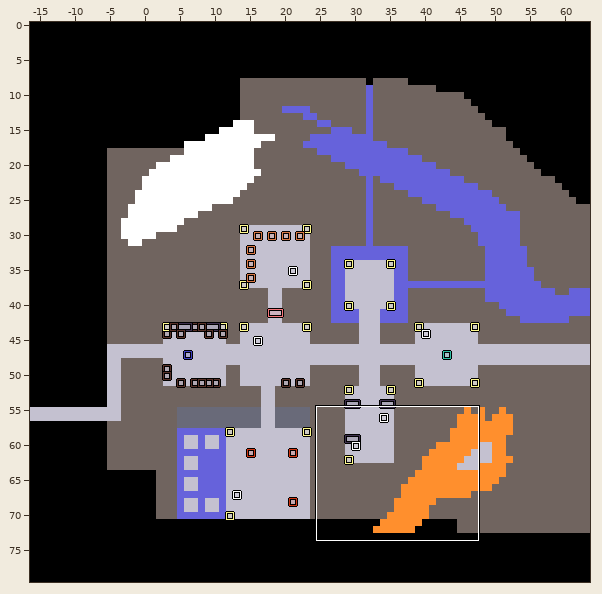
Two states of a LDtk project, assets/level.ldtk. Above: a wide view before the commit, with the close-up outlined.
Close-up. The starting point:
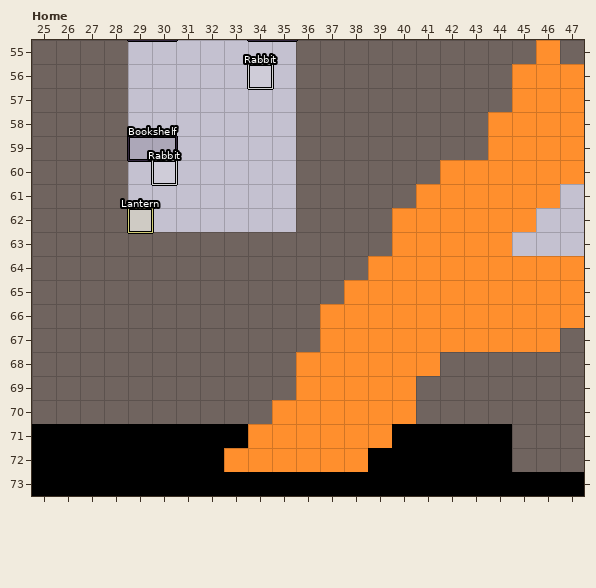
Cells are 16x16 px. Shown: Home x 25..47, y 55..73. The commit also changed other parts of the map, which this record leaves out. The old version is drawn lined up with the new one.
After the commit:
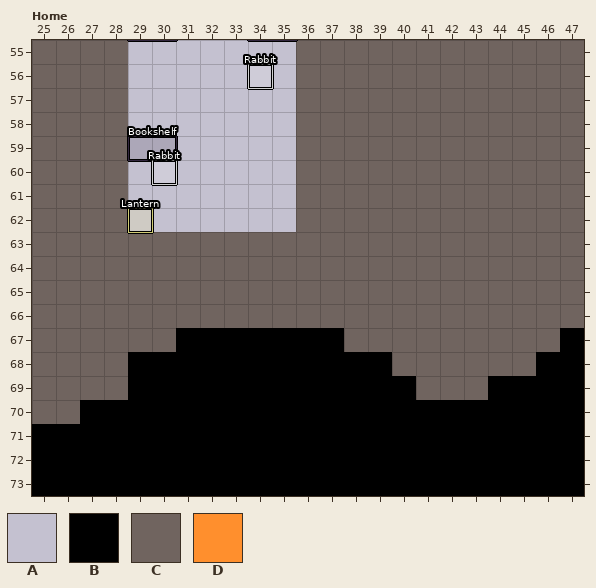
Key: from "Tiles": A 1 "StoneTile", B 2 "PermanentWall", C 3 "Wall", D 8 "Lava".
_ is an empty cell.
Change:
map size 80x80 -> 64x80 cells (old content now starts at -16,0; both pictures use the new coordinates)
Layer "Tiles":
y 55: x 46 D -> C
y 56..57: x 45..47 DDD -> CCC
y 58..59: x 44..47 DDDD -> CCCC
y 60: x 42..47 DDDDDD -> CCCCCC
y 61: x 41..47 DDDDDDA -> CCCCCCC
y 62: x 40..47 DDDDDDAA -> CCCCCCCC
y 63: x 40..47 DDDDDAAA -> CCCCCCCC
y 64: x 39..47 DDDDDDDDD -> CCCCCCCCC
y 65: x 38..47 DDDDDDDDDD -> CCCCCCCCCC
y 66: x 37..47 DDDDDDDDDDD -> CCCCCCCCCCC
y 67: x 31..47 CCCCCCDDDDDDDDDDC -> BBBBBBBCCCCCCCCCB
y 68: x 29..41 CCCCCCCDDDDDD -> BBBBBBBBBBBCC; x 46..47 CC -> BB
y 69: x 29..40 CCCCCCCDDDDD -> BBBBBBBBBBBB; x 44..47 CCCC -> BBBB
y 70: x 27..47 CCCCCCCCDDDDDDCCCCCCC -> BBBBBBBBBBBBBBBBBBBBB
y 71: x 34..39 DDDDDD -> BBBBBB; x 45..47 CCC -> BBB
y 72: x 33..38 DDDDDD -> BBBBBB; x 45..47 CCC -> BBB
Boxes around the changes in both close-ups, in picture pixels (x1, y1, x2, y2):
changed: (80, 40, 584, 472)
